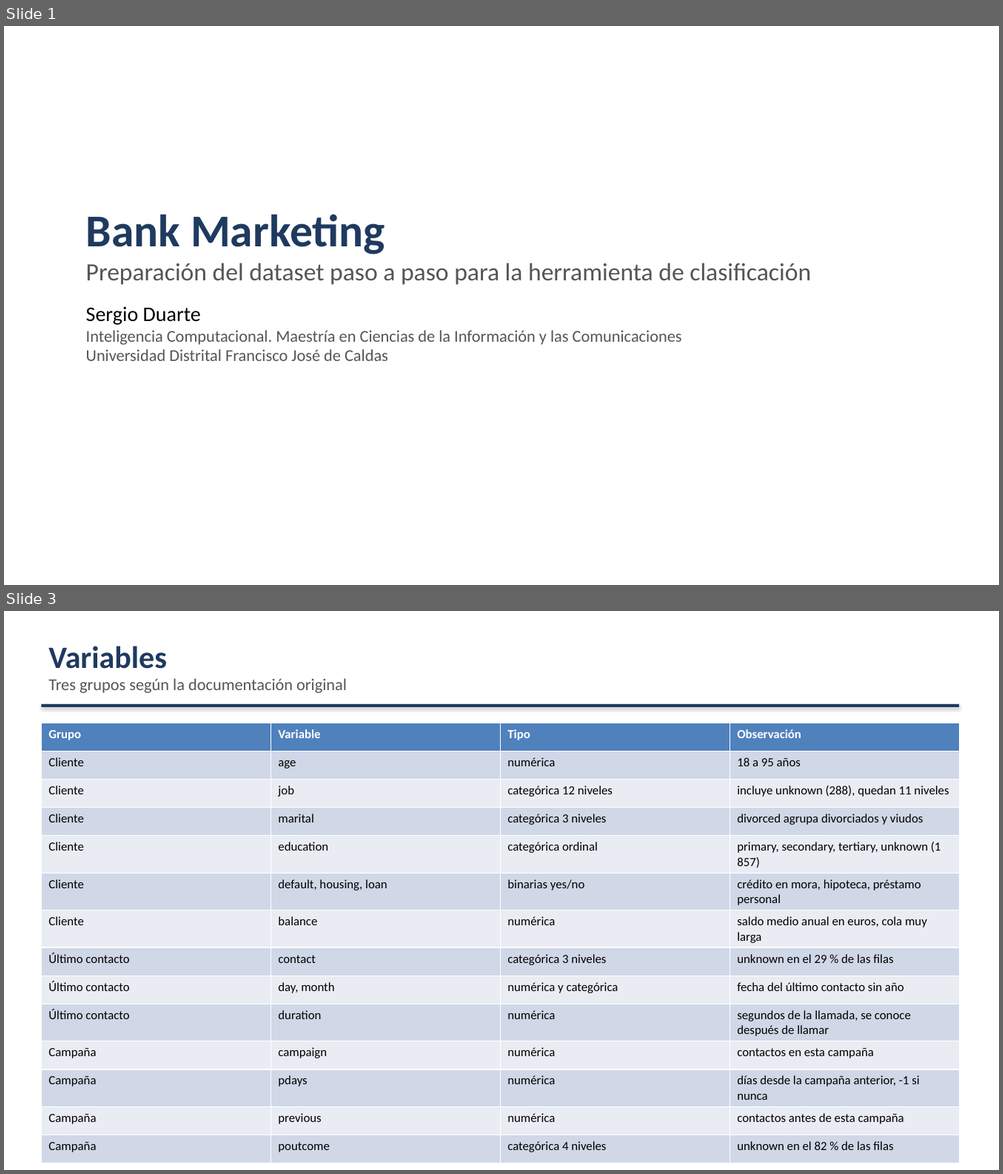
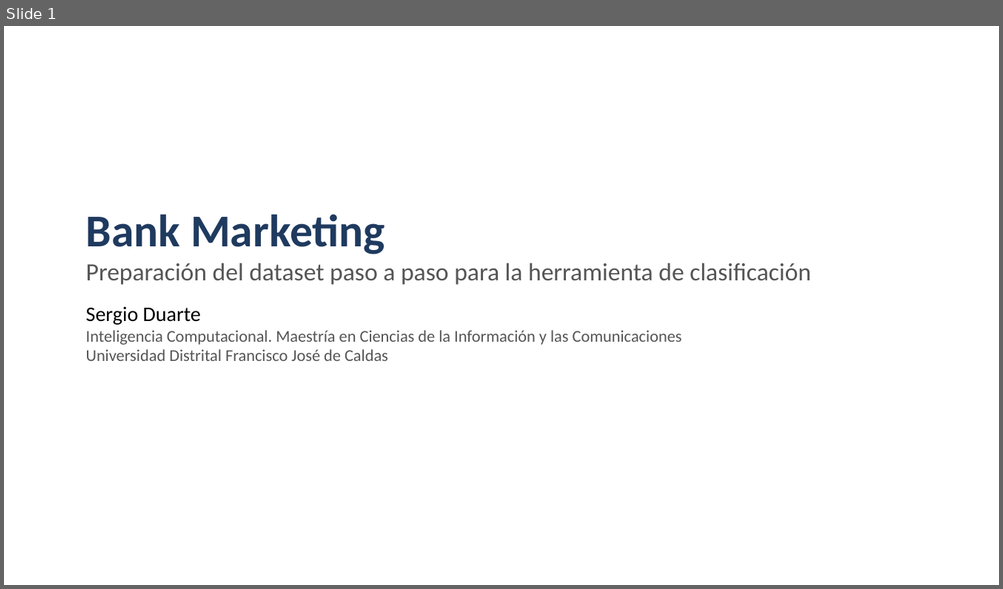
Before and after one commit to Checho019/maestria-inteligencia-computacional, a slide deck: Exposicion Bank/exposicion_bank.pptx. Shown one above the other, each under a label of ours: slides 1 and 3 before the commit, slide 1 after it; the slides between them are not shown. The pictures are 1003x1174 and 1003x589 pixels, drawn with LibreOffice and Linux fonts; fonts in the diff are those of the drawing. Boxes give left, top, right and bottom in pixels: in the first picture for what was removed or moved away, otherwise in the second. Text is boxed around its words. In the diff, an @@ line names an element or a change of style, - is before the commit and + after.

```diff
--- a/Exposicion Bank/exposicion_bank.pptx
+++ b/Exposicion Bank/exposicion_bank.pptx
@@ slide 3 removed at (4,611,999,1170), background #FFFFFF @@
@@ text removed at (48,646,347,693) @@
-Variables
-Tres grupos según la documentación original
@@ rectangle removed at (41,704,959,707) @@
@@ table removed at (41,723,961,1156), 14 rows, 4 columns @@
-Grupo | Variable | Tipo | Observación
-Cliente | age | numérica | 18 a 95 años
-Cliente | job | categórica 12 niveles | incluye unknown (288), quedan 11 niveles
-Cliente | marital | categórica 3 niveles | divorced agrupa divorciados y viudos
-Cliente | education | categórica ordinal | primary, secondary, tertiary, unknown (1 857)
-Cliente | default, housing, loan | binarias yes/no | crédito en mora, hipoteca, préstamo personal
-Cliente | balance | numérica | saldo medio anual en euros, cola muy larga
-Último contacto | contact | categórica 3 niveles | unknown en el 29 % de las filas
-Último contacto | day, month | numérica y categórica | fecha del último contacto sin año
-Último contacto | duration | numérica | segundos de la llamada, se conoce después de llamar
-Campaña | campaign | numérica | contactos en esta campaña
-Campaña | pdays | numérica | días desde la campaña anterior, -1 si nunca
-Campaña | previous | numérica | contactos antes de esta campaña
-Campaña | poutcome | categórica 4 niveles | unknown en el 82 % de las filas
```
Also in this commit, not shown: 8 slides changed, 1 slide added, 5 other slides removed, 3 other files.
